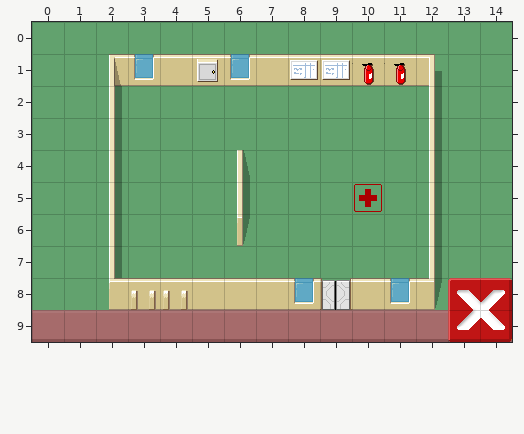
Two versions of a level (Tiled map, data/tutorial3.tmx). The picture above is the old version.
Cells are 32x32 px. Shown: x 0..14, y 0..9.
New version:
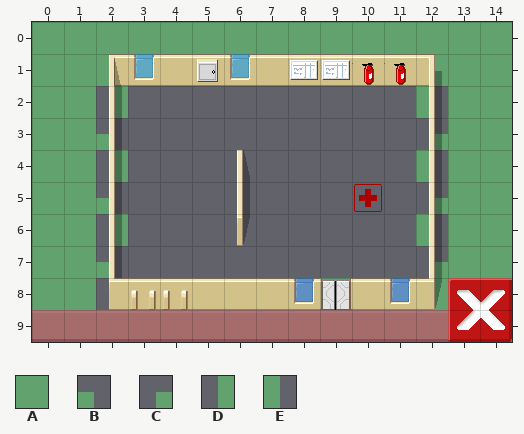
Key: from "hospital_256": A 4, B 12, C 13, D 20, E 21.
_ is an empty cell, . an unchanged one.
Difference:
--- layer "floor"
@@ x 2..12 @@
- 2 AAAAAAAAAAA
- 3 AAAAAAAAAAA
- 4 AAAAAAAAAAA
- 5 AAAAAAAAAAA
- 6 AAAAAAAAAAA
- 7 AAAAAAAAAAA
- 8 A.....A..A.
+ 2 D_________E
+ 3 B_________C
+ 4 D_________E
+ 5 B_________C
+ 6 D_________E
+ 7 B_________C
+ 8 D....._.._.
